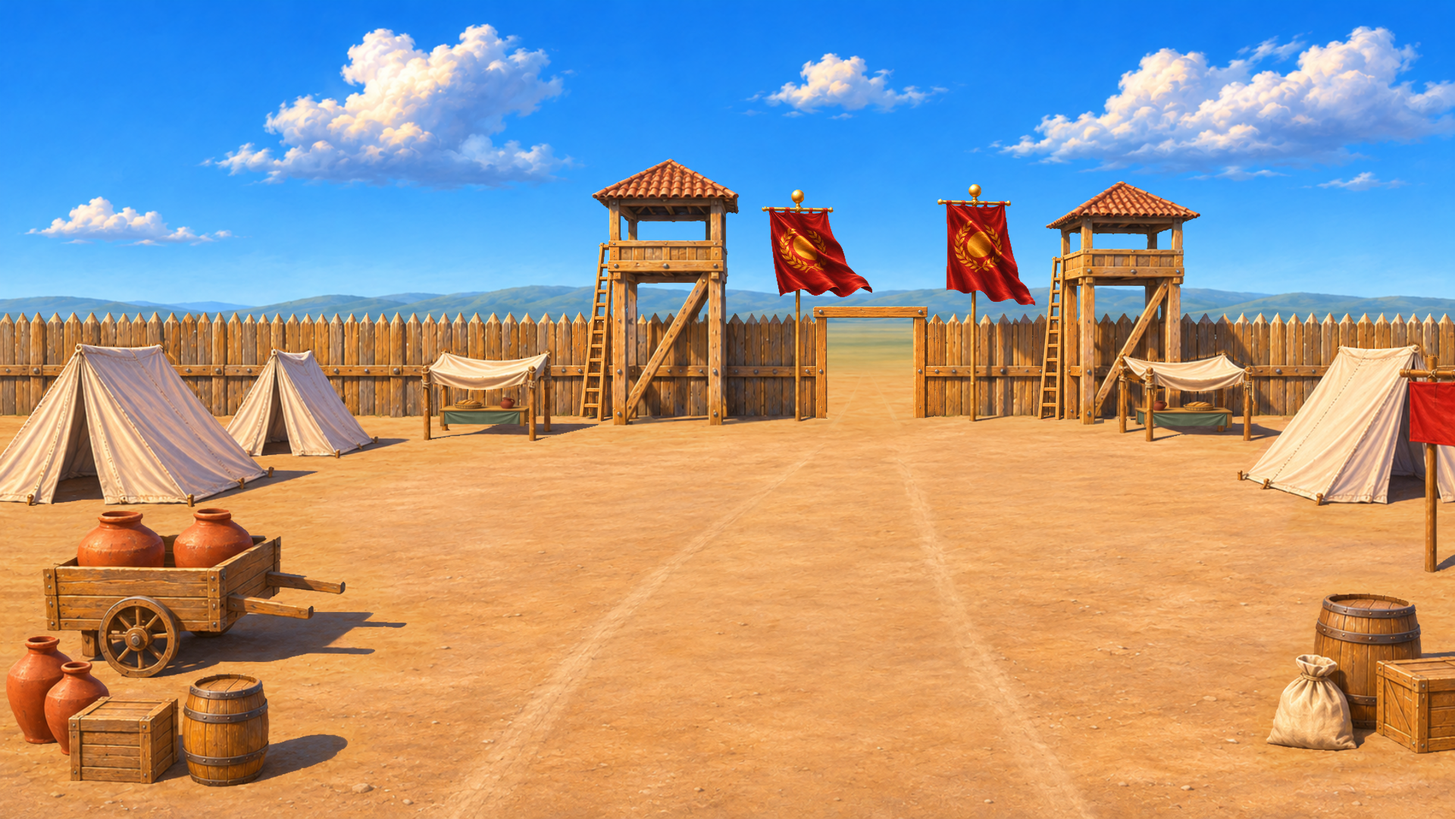
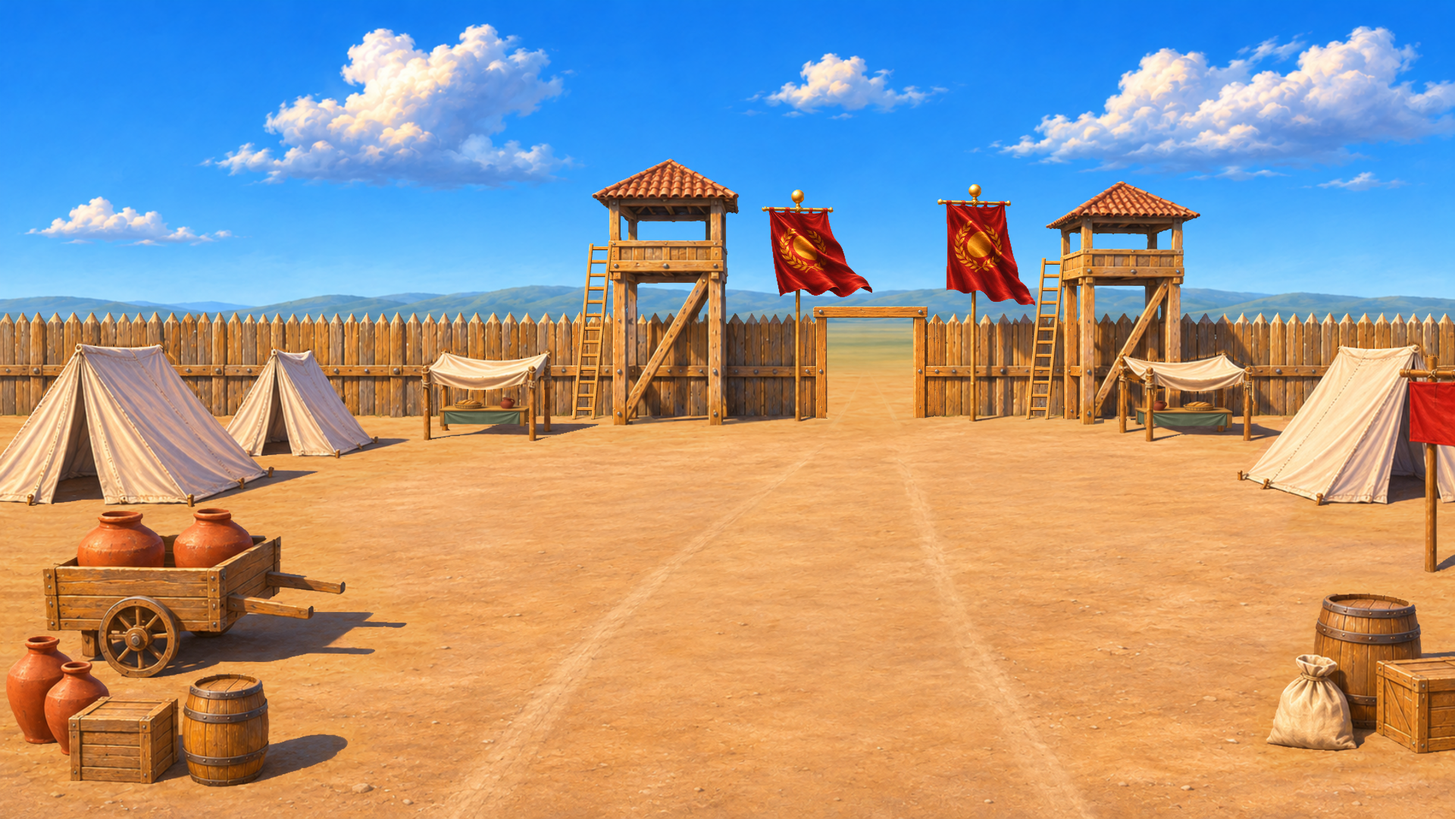
Revision of a layered (1455, 819) image; what changed, layer by layer:
painted on "中景 · 栅栏、门框、岗楼与军旗" over [572, 241, 1066, 423]
